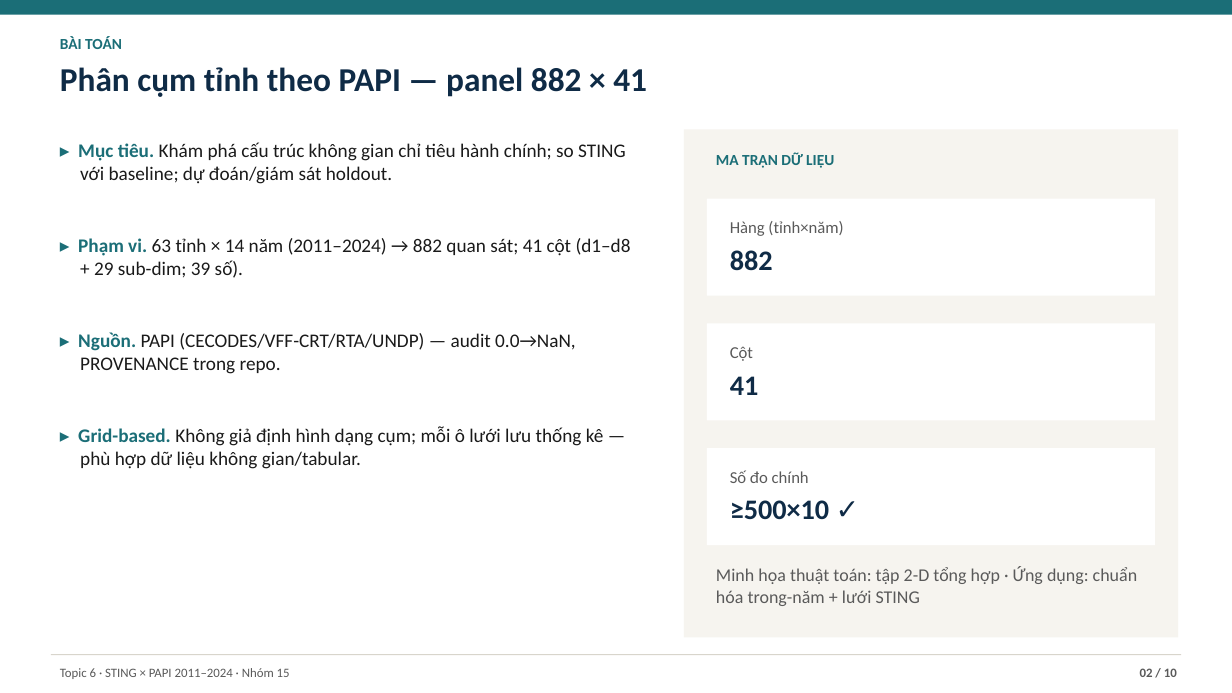
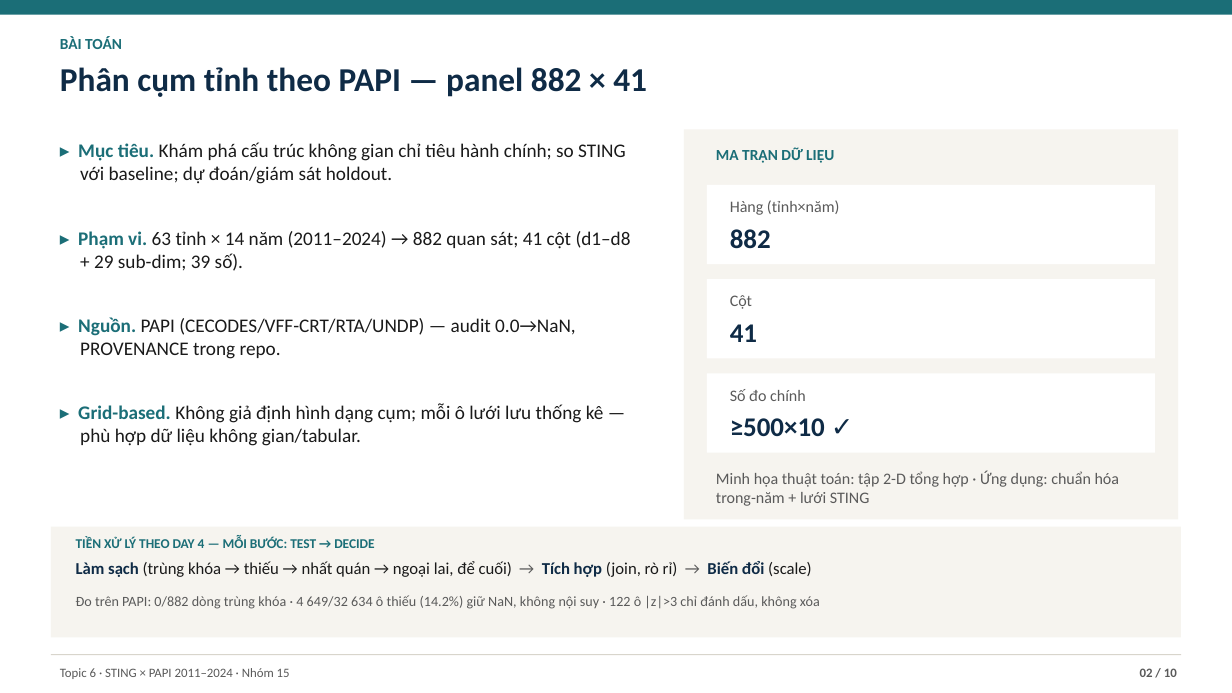
Before and after one commit to JasonTM17/Grid_Based_Sociology, a slide deck: slide 2 of slides/submission.pptx. Drawn at 1232x693 pixels with LibreOffice and Linux fonts; fonts in the diff are those of the drawing. Boxes give left, top, right and bottom in pixels: in the first picture for what was removed or moved away, otherwise in the second. Text is boxed around its words. In the diff, an @@ line names an element or a change of style, - is before the commit and + after.

```diff
--- a/slides/submission.pptx
+++ b/slides/submission.pptx
@@ text "▸ Mục tiêu. Khám phá ..." at (x1=78, y1=142, x2=631, y2=446): less space between paragraphs @@
@@ rectangle resized from (x1=684, y1=129, x2=1178, y2=638) to (x1=684, y1=129, x2=1178, y2=519) @@
@@ text "MA TRẬN DỮ LIỆU" moved from (x1=716, y1=152, x2=834, y2=168) to (x1=716, y1=147, x2=834, y2=163) @@
@@ rectangle resized from (x1=707, y1=199, x2=1155, y2=296) to (x1=707, y1=185, x2=1155, y2=264) @@
@@ text "Hàng (tỉnh×năm)" moved from (x1=730, y1=221, x2=843, y2=271) to (x1=730, y1=200, x2=839, y2=249) @@
@@ text "Hàng (tỉnh×năm)" at (x1=730, y1=200, x2=839, y2=249): size 13 to 12.5 pt in "Hàng (tỉnh×năm)"; size 22 to 21 pt in "882" @@
@@ rectangle resized from (x1=707, y1=323, x2=1155, y2=421) to (x1=707, y1=279, x2=1155, y2=359) @@
@@ text "Cột" moved from (x1=730, y1=347, x2=759, y2=395) to (x1=730, y1=295, x2=757, y2=342) @@
@@ text "Cột" at (x1=730, y1=295, x2=757, y2=342): size 13 to 12.5 pt in "Cột"; size 22 to 21 pt in "41" @@
@@ rectangle resized from (x1=707, y1=448, x2=1155, y2=545) to (x1=707, y1=373, x2=1155, y2=453) @@
@@ text "Số đo chính" moved from (x1=730, y1=470, x2=829, y2=519) to (x1=730, y1=389, x2=825, y2=436) @@
@@ text "Số đo chính" at (x1=730, y1=389, x2=825, y2=436): size 13 to 12.5 pt in "Số đo chính"; size 22 to 21 pt in "≥500×10 ✓" @@
@@ text "Minh họa thuật toán: tập ..." moved from (x1=716, y1=566, x2=1138, y2=606) to (x1=716, y1=471, x2=1120, y2=506) @@
@@ text "Minh họa thuật toán: tập ..." at (x1=716, y1=471, x2=1120, y2=506): size 14 to 12.5 pt @@
@@ rectangle added at (x1=51, y1=527, x2=1181, y2=638), fill #F6F4EF @@
@@ text added at (x1=76, y1=537, x2=374, y2=548), 10.5 pt, text #1B6E77, bold @@
+TIỀN XỬ LÝ THEO DAY 4 — MỖI BƯỚC: TEST → DECIDE
@@ text added at (x1=76, y1=561, x2=812, y2=577), 13 pt, text #1A1A1A @@
+Làm sạch (trùng khóa → thiếu → nhất quán → ngoại lai, để cuối) → Tích hợp (join, rò rỉ) → Biến đổi (scale)
@@ text added at (x1=76, y1=595, x2=820, y2=609), 11 pt, text #5A5A5A @@
+Đo trên PAPI: 0/882 dòng trùng khóa · 4 649/32 634 ô thiếu (14.2%) giữ NaN, không nội suy · 122 ô |z|>3 chỉ đánh dấu, không xóa
```
Also in this commit, not shown: 2 other slides changed, 1 other file.
